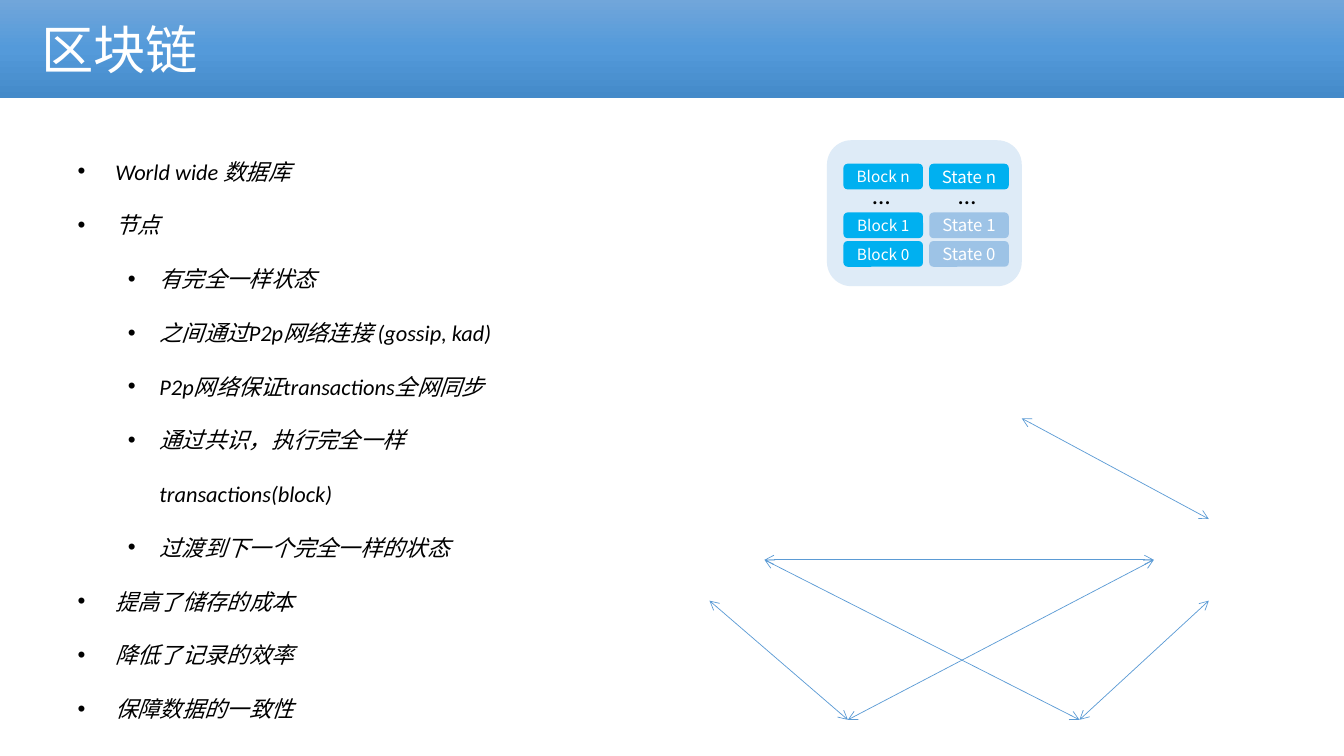
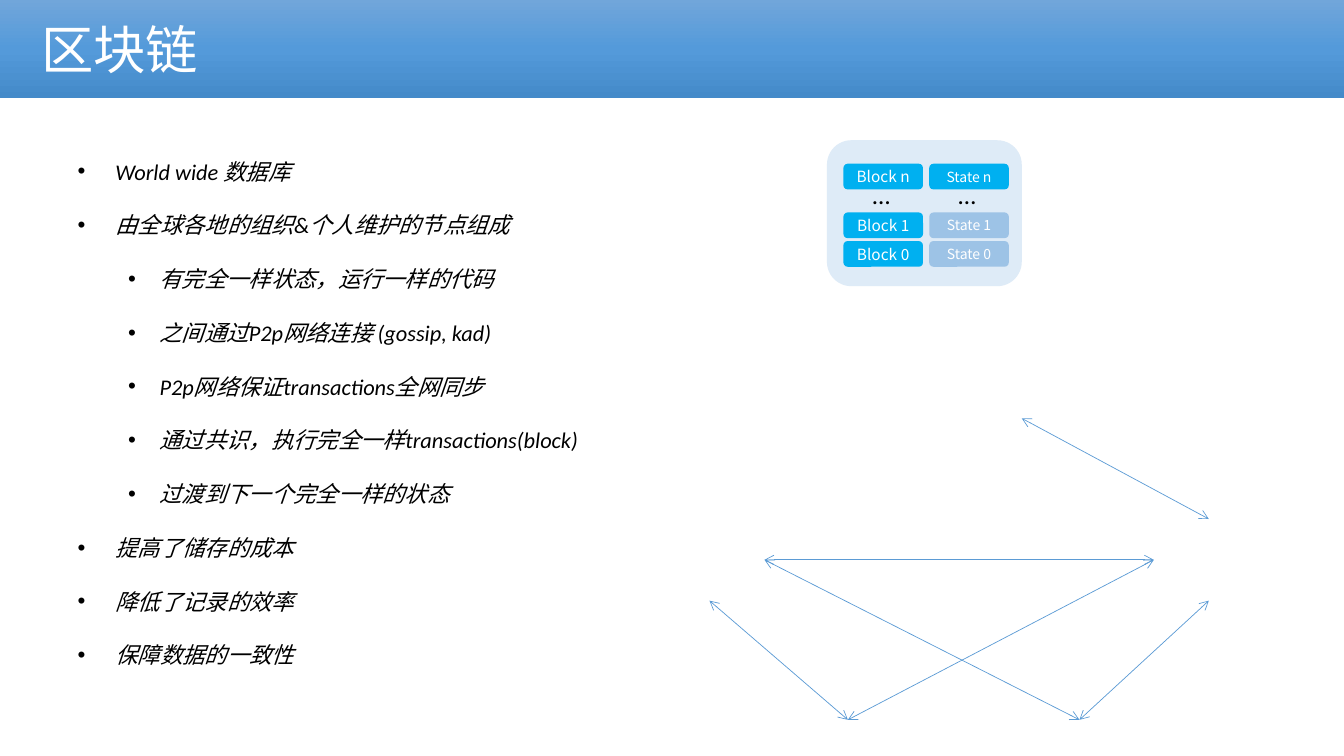
Before and after one commit to cmdpos/gaia, a slide deck: slide 4 of ppt/blockchain-dex.pptx. Drawn at 1344x756 pixels with LibreOffice and Linux fonts; fonts in the diff are those of the drawing; background and template pictures are left out. Boxes give left, top, right and bottom in pixels: in the first picture for what was removed or moved away, otherwise in the second. Text is boxed around its words. In the diff, an @@ line names an element or a change of style, - is before the commit and + after.

```diff
--- a/ppt/blockchain-dex.pptx
+++ b/ppt/blockchain-dex.pptx
@@ size 12 to 10 pt in 3 elements at box(930, 241, 1009, 267), box(930, 213, 1009, 239), box(930, 163, 1009, 190) @@
@@ text at box(115, 214, 510, 289): text changed @@
-• 节点
-  • 有完全一样状态
+• 由全球各地的组织&个人维护的节点组成
+  • 有完全一样状态，运行一样的代码
```
Also in this commit, not shown: 1 other slide changed, 3 other files.
